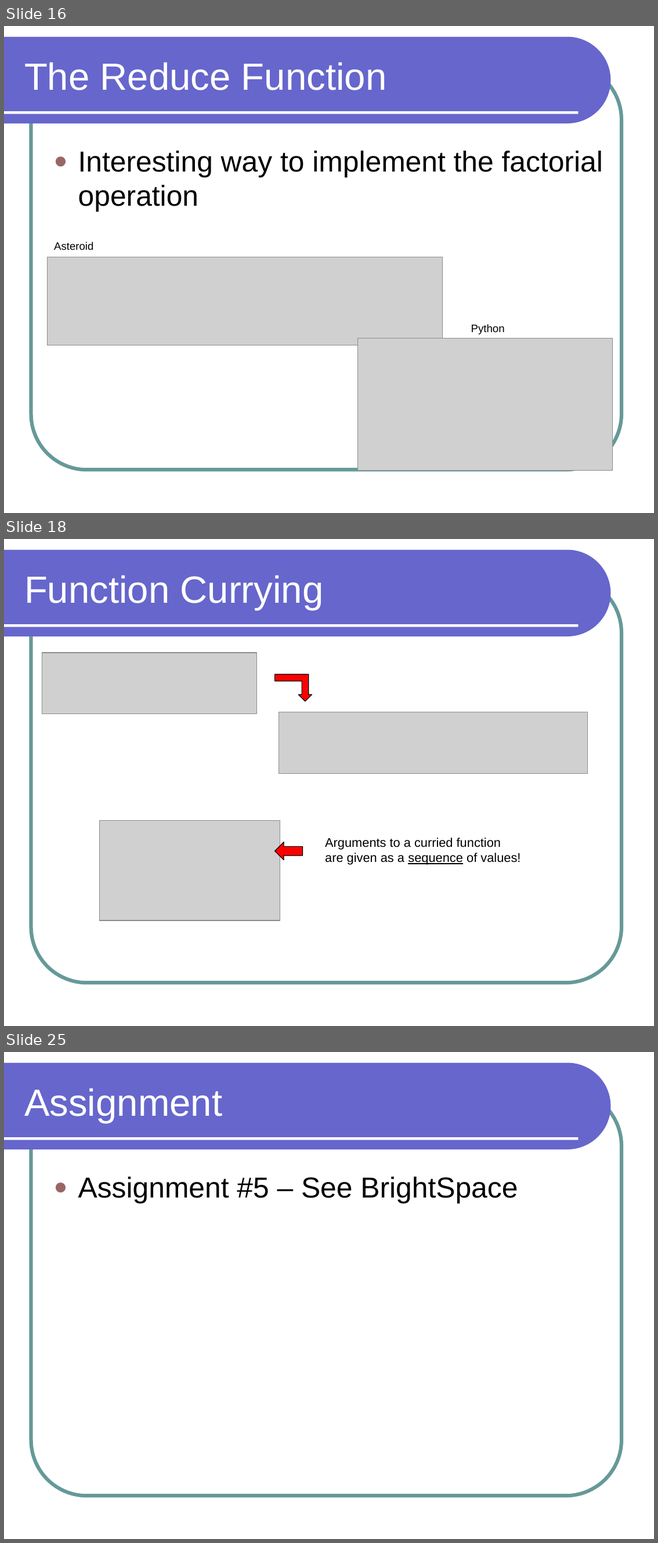
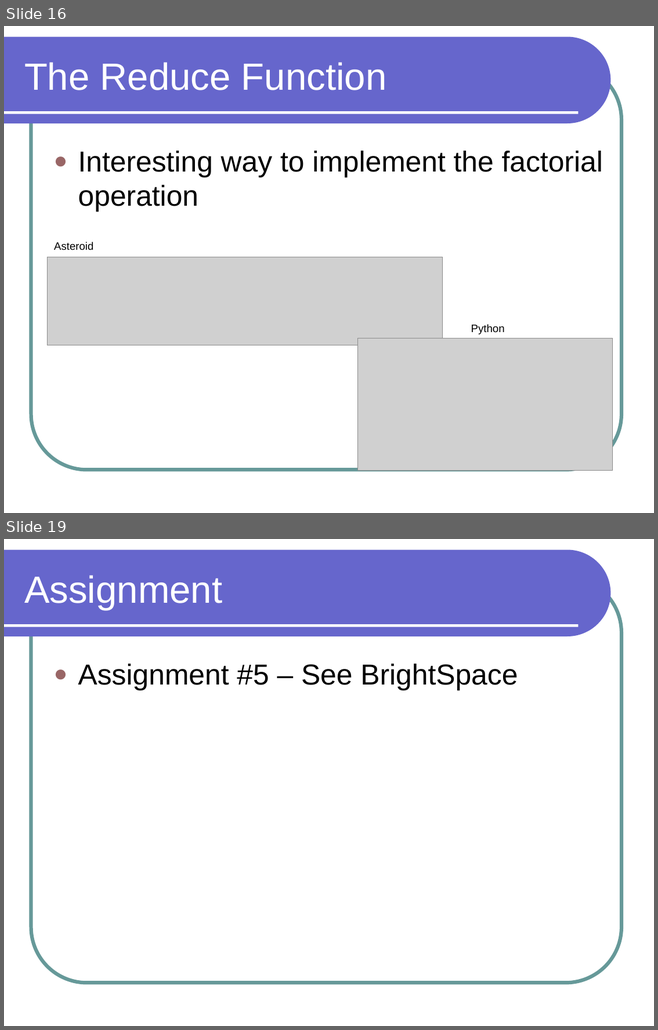
Before and after one commit to lutzhamel/CSC301, a slide deck: notes/csc301-ln014.ppt. Shown one above the other, each under a label of ours: slides 16, 18 and 25 before the commit, slides 16 and 19 after it; the slides between them are not shown. The pictures are 658x1543 and 658x1030 pixels, drawn with LibreOffice and Linux fonts; fonts in the diff are those of the drawing; grey boxes stand for pictures. Boxes give left, top, right and bottom in pixels: in the first picture for what was removed or moved away, otherwise in the second. Text is boxed around its words. In the diff, an @@ line names an element or a change of style, - is before the commit and + after.

```diff
--- a/notes/csc301-ln014.ppt
+++ b/notes/csc301-ln014.ppt
@@ slide 18 removed at bbox=[4, 539, 654, 1026], background #FFFFFF; not listed: 3 template elements that a slide beside it also shows @@
@@ title removed at bbox=[24, 575, 324, 610] @@
-Function Currying
@@ picture removed at bbox=[42, 653, 257, 714] @@
@@ freeform shape removed at bbox=[275, 674, 312, 701] @@
@@ picture removed at bbox=[279, 712, 587, 773] @@
@@ picture removed at bbox=[100, 820, 280, 920] @@
@@ left arrow removed at bbox=[275, 842, 303, 860] @@
@@ text removed at bbox=[325, 838, 520, 865] @@
-Arguments to a curried function
-are given as a sequence of values!
@@ what was slide 25 is now slide 19 @@
```
Also in this commit, not shown: 1 slide changed, 1 slide added, 6 other slides removed, 7 other files.
